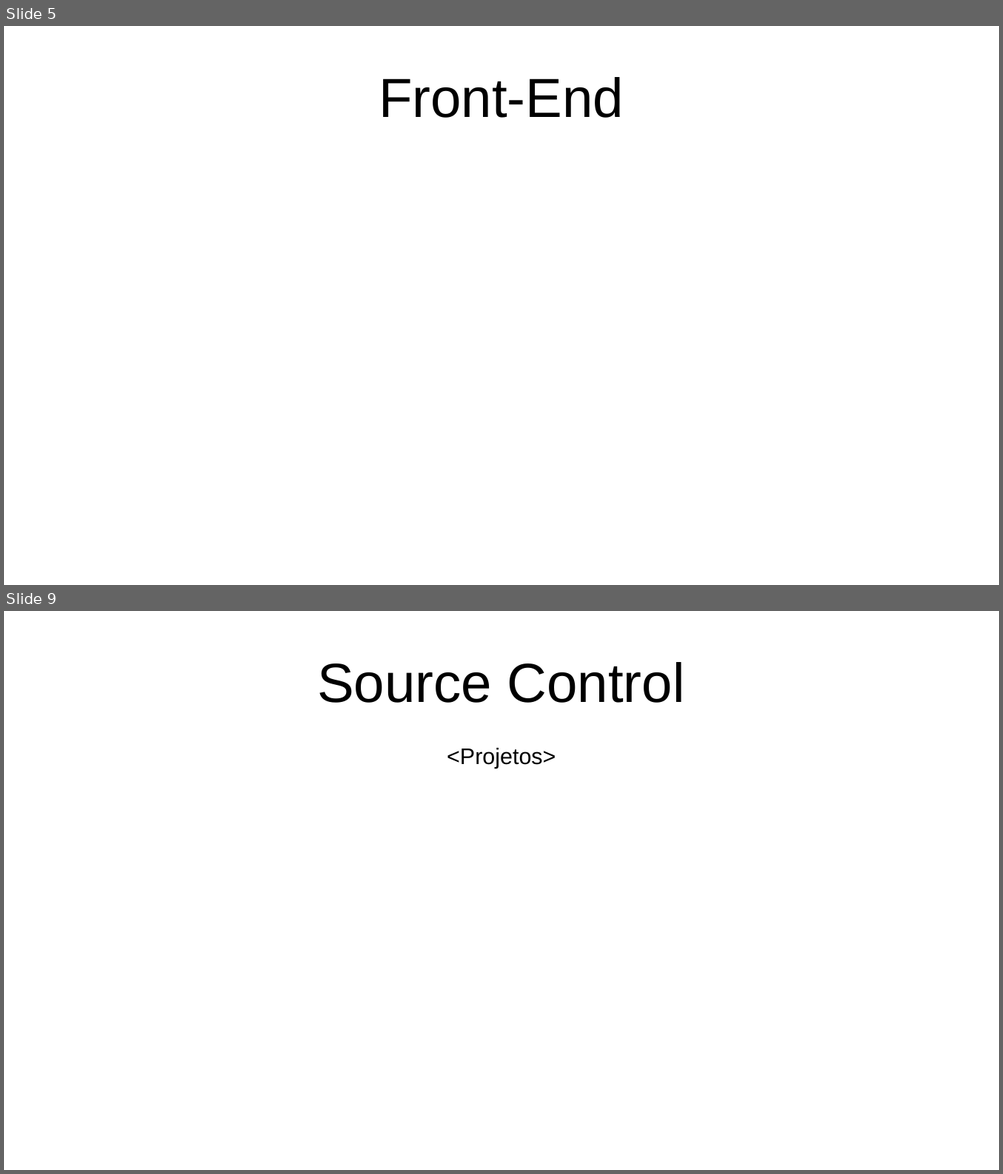
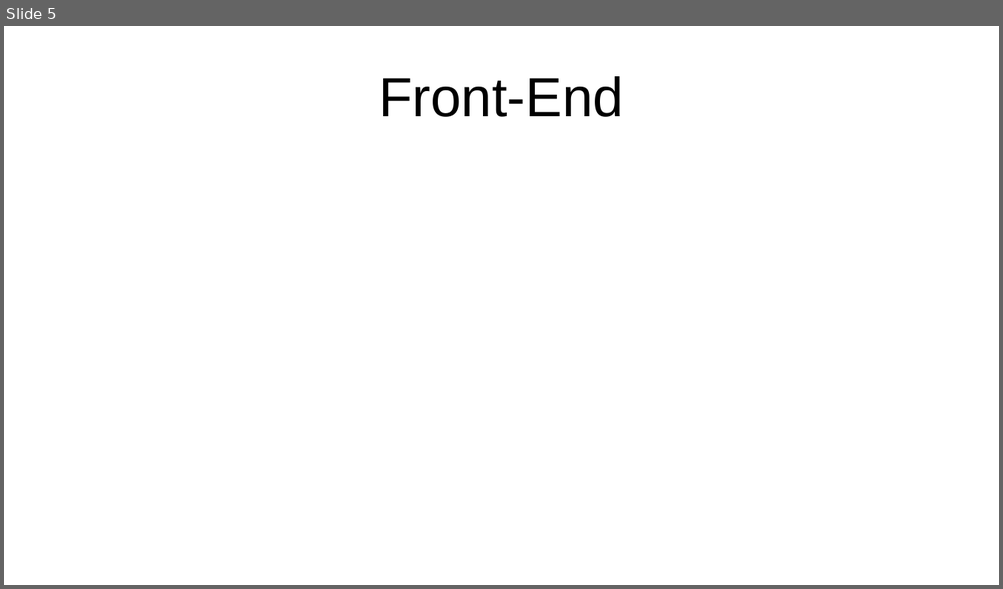
Before and after one commit to TR0NZ0D/Brazil-Career-Hub, a slide deck: Files/TCC - Final/Apresentacao_Final.pptx. Shown one above the other, each under a label of ours: slides 5 and 9 before the commit, slide 5 after it; the slides between them are not shown. The pictures are 1003x1174 and 1003x589 pixels, drawn with LibreOffice and Linux fonts; fonts in the diff are those of the drawing. Boxes give left, top, right and bottom in pixels: in the first picture for what was removed or moved away, otherwise in the second. Text is boxed around its words. In the diff, an @@ line names an element or a change of style, - is before the commit and + after.

```diff
--- a/Files/TCC - Final/Apresentacao_Final.pptx
+++ b/Files/TCC - Final/Apresentacao_Final.pptx
@@ slide 9 removed at (4, 611, 999, 1170), background #FFFFFF @@
@@ title removed at (317, 662, 685, 703) @@
-Source Control
@@ text removed at (447, 748, 555, 769) @@
-<Projetos>
```
Also in this commit, not shown: 2 slides changed, 6 slides added, 5 other slides removed, 3 other files.
